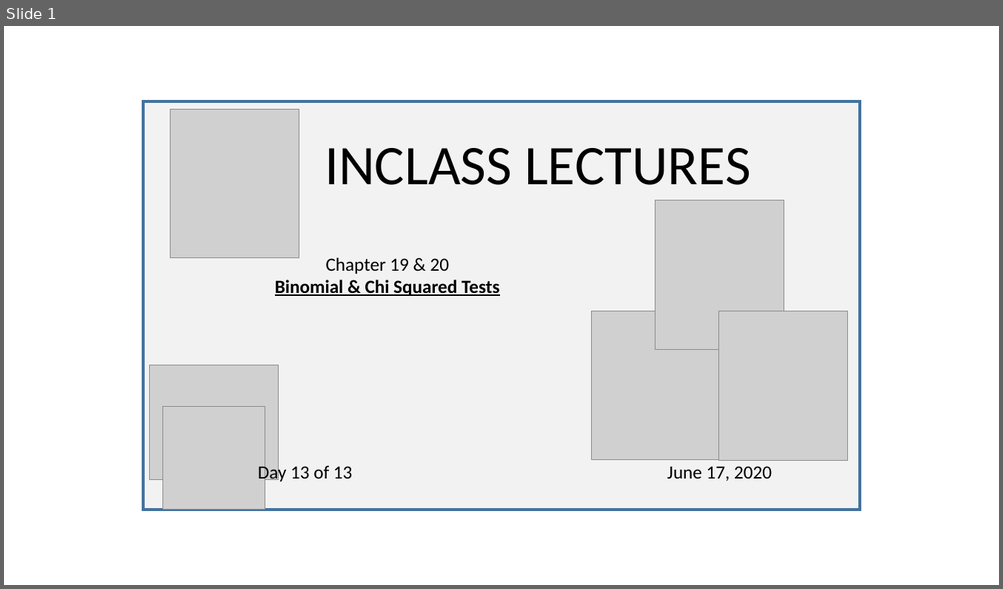
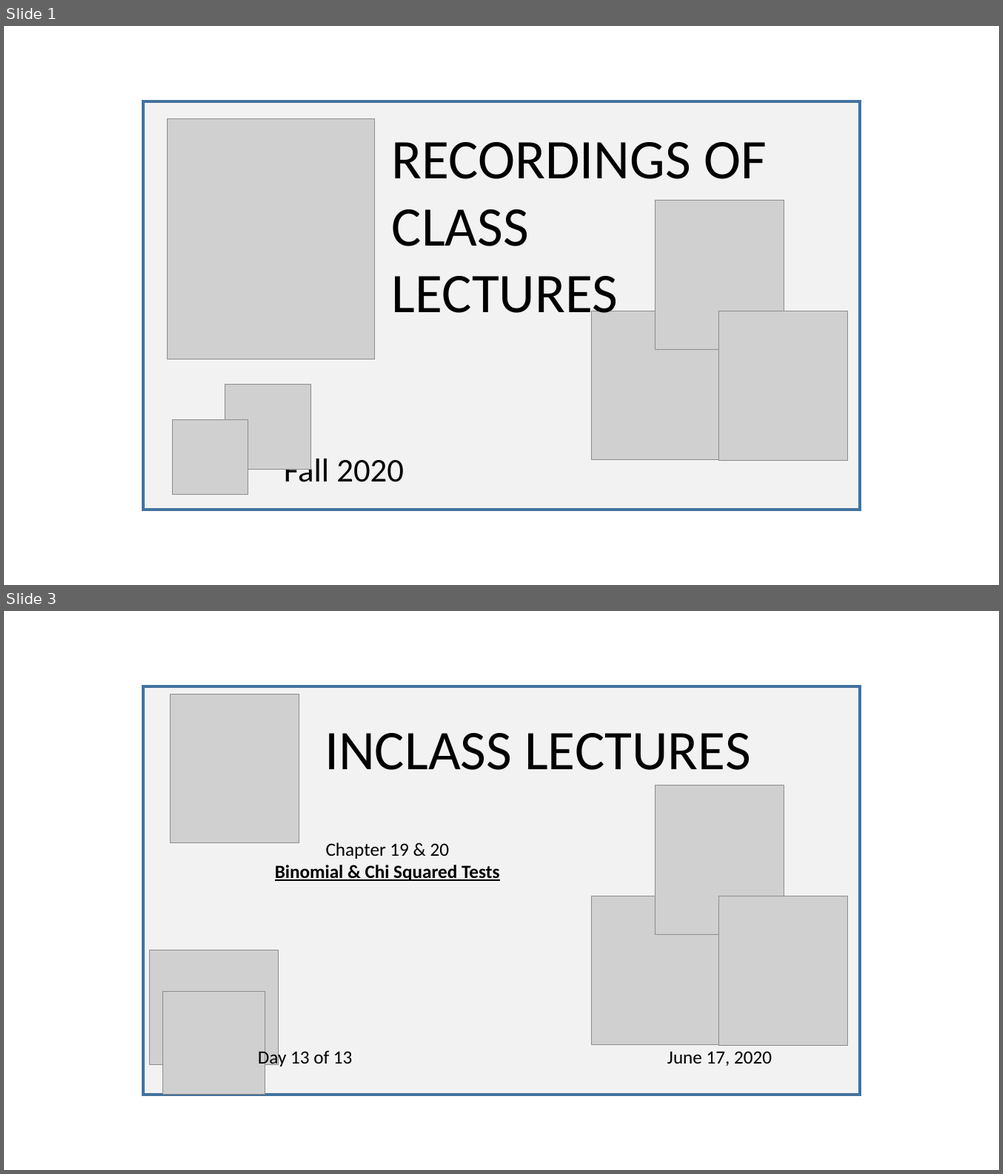
Before and after one commit to SarBearSchwartz/SarBearSchwartz.github.io, a slide deck: static/img/youtube_thumbnails/video_thumbnail_building.pptx. Shown one above the other, each under a label of ours: slide 1 before the commit, slides 1 and 3 after it; the slides between them are not shown. The pictures are 1003x589 and 1003x1174 pixels, drawn with LibreOffice and Linux fonts; fonts in the diff are those of the drawing; grey boxes stand for pictures. Boxes give left, top, right and bottom in pixels: in the first picture for what was removed or moved away, otherwise in the second. Text is boxed around its words. In the diff, an @@ line names an element or a change of style, - is before the commit and + after.

```diff
--- a/static/img/youtube_thumbnails/video_thumbnail_building.pptx
+++ b/static/img/youtube_thumbnails/video_thumbnail_building.pptx
@@ slide 1 added at [4,26,999,585], background #FFFFFF @@
@@ rectangle added at [144,101,859,510], fill #F2F2F2, outline #43739E 3 pt @@
@@ picture added at [168,119,375,360] @@
@@ text added at [392,142,766,326], 54 pt, text #000000 @@
+RECORDINGS OF
+CLASS
+LECTURES
@@ picture added at [655,201,785,350] @@
@@ picture added at [591,311,720,460] @@
@@ picture added at [719,312,848,461] @@
@@ picture added at [225,385,310,470] @@
@@ picture added at [173,420,248,495] @@
@@ text added at [284,454,404,483], 32 pt, text #000000 @@
+Fall 2020
@@ what was slide 1 is now slide 3 @@
```
Also in this commit, not shown: 1 other slide added, 2 other files.
